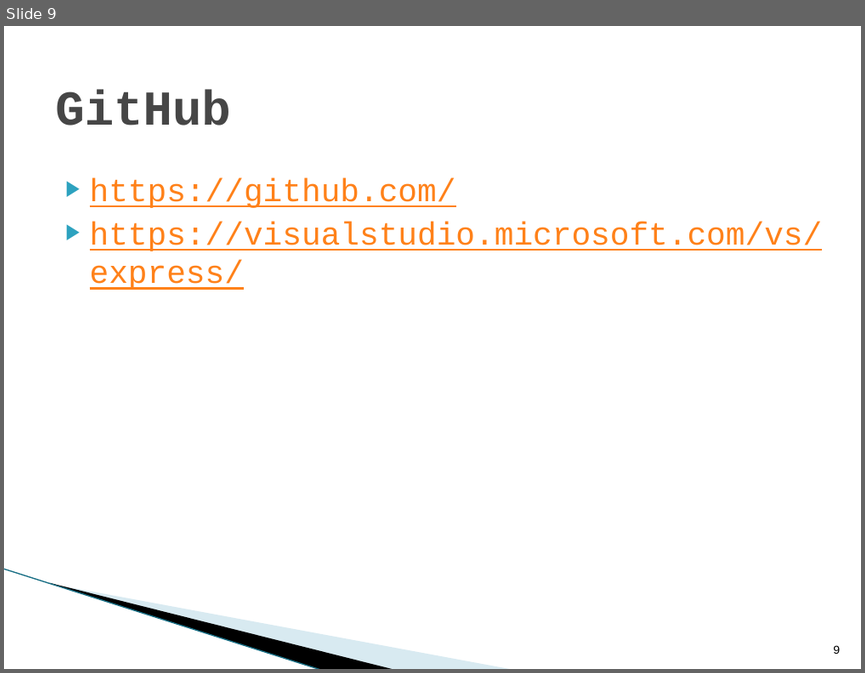
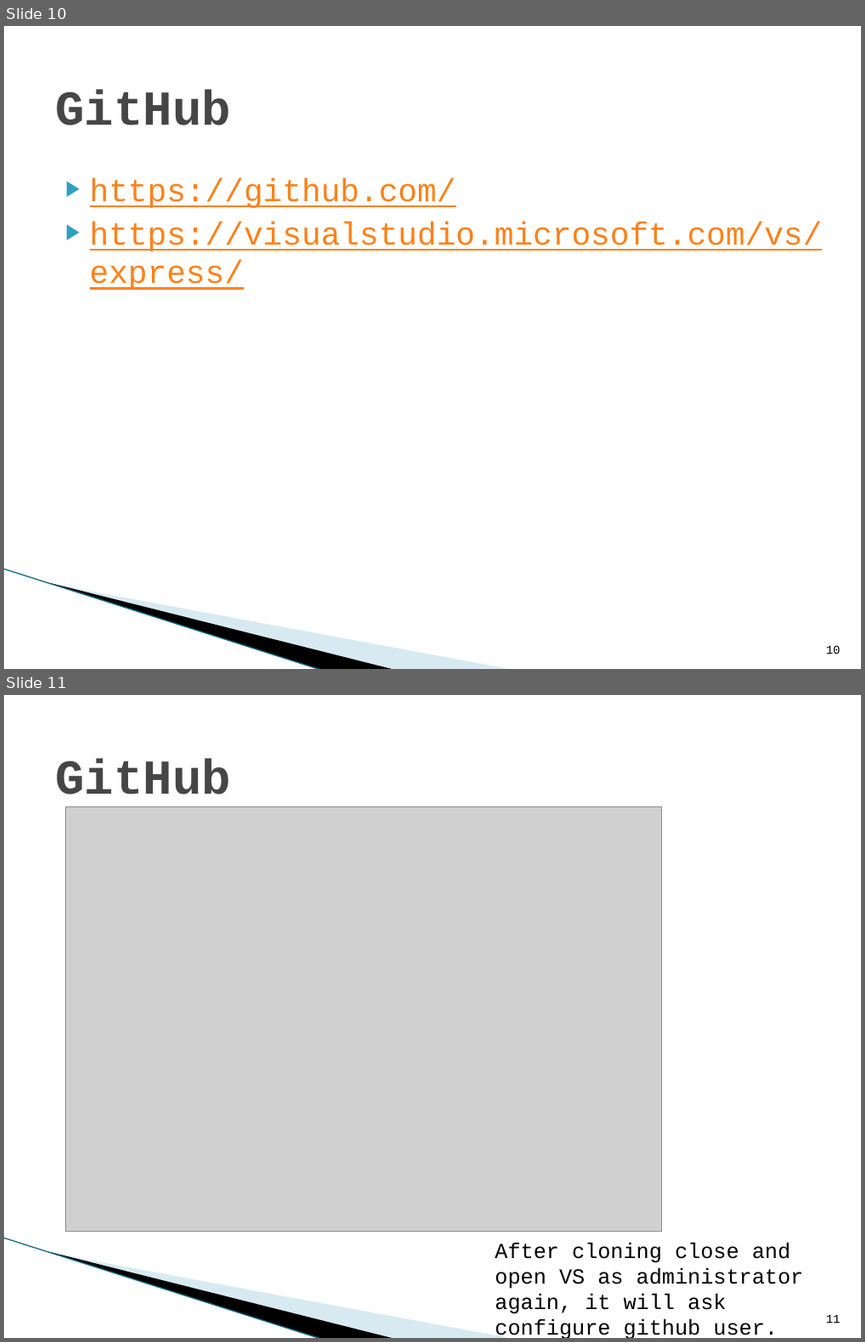
Before and after one commit to Mar15R/Java1, a slide deck: Presentation/1_Nodarbība.pptx. Shown one above the other, each under a label of ours: slide 9 before the commit, slides 10 and 11 after it. The pictures are 865x673 and 865x1342 pixels, drawn with LibreOffice and Linux fonts; fonts in the diff are those of the drawing; grey boxes stand for pictures; background and template pictures are left out. Boxes give left, top, right and bottom in pixels: in the first picture for what was removed or moved away, otherwise in the second. Text is boxed around its words. In the diff, an @@ line names an element or a change of style, - is before the commit and + after.

```diff
--- a/Presentation/1_Nodarbība.pptx
+++ b/Presentation/1_Nodarbība.pptx
@@ slide 11 added at [4,695,861,1338], background #FFFFFF; not listed: 3 template elements that a slide beside it also shows @@
@@ title added at [55,758,231,794], 41 pt, text #464646, bold @@
+GitHub
@@ picture added at [66,807,662,1231] @@
@@ text added at [494,1242,804,1338], 18 pt, text #000000 @@
+After cloning close and open VS as administrator again, it will ask configure github user.
@@ page number added at [826,1314,840,1322], 10 pt, text #000000 @@
+11
@@ what was slide 9 is now slide 10 @@
@@ page number at [826,645,840,653]: text changed @@
-9
+10
```
Also in this commit, not shown: 6 other slides added, 1 slide removed.
